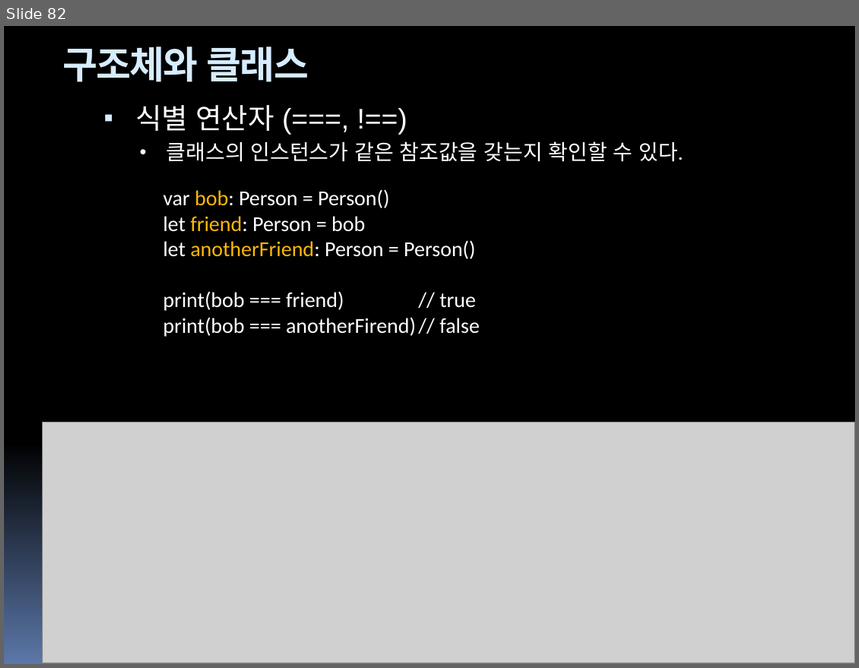
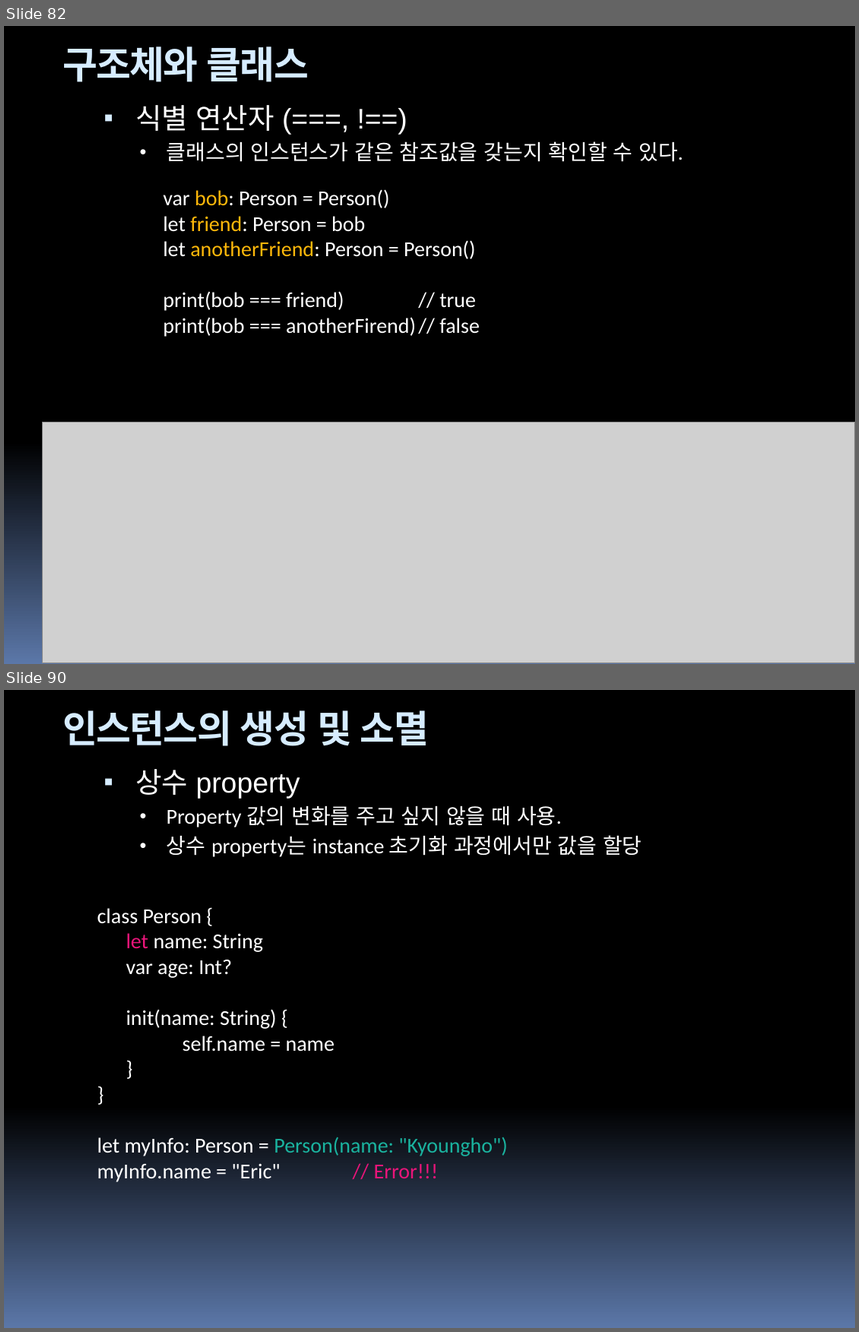
Before and after one commit to hounga13/helloSwift, a slide deck: Swift세미나자료.pptx. Shown one above the other, each under a label of ours: slide 82 before the commit, slides 82 and 90 after it; the slides between them are not shown. The pictures are 859x668 and 859x1332 pixels, drawn with LibreOffice and Linux fonts; fonts in the diff are those of the drawing; grey boxes stand for pictures. Boxes give left, top, right and bottom in pixels: in the first picture for what was removed or moved away, otherwise in the second. Text is boxed around its words. In the diff, an @@ line names an element or a change of style, - is before the commit and + after.

Commit message:
chapter13_construction and distruction of instance

```diff
--- a/Swift세미나자료.pptx
+++ b/Swift세미나자료.pptx
@@ slide 90 added at bbox=[4, 690, 855, 1328], background gradient #000000 to #5B77A8; not listed: 4 template elements that a slide beside it also shows @@
@@ title added at bbox=[63, 711, 429, 746], 32 pt, text #D6ECFF, bold @@
+인스턴스의 생성 및 소멸
@@ text added at bbox=[135, 769, 642, 857], 18 pt, text #FFFFFF @@
+▪ 상수 property
+  • Property 값의 변화를 주고 싶지 않을 때 사용.
+  • 상수 property는 instance 초기화 과정에서만 값을 할당
@@ text added at bbox=[97, 908, 507, 1182], 18 pt, text #FFFFFF @@
+class Person {
+let name: String
+var age: Int?
+init(name: String) {
+self.name = name
+}
+}
+let myInfo: Person = Person(name: "Kyoungho")
+myInfo.name = "Eric" // Error!!!
```
Also in this commit, not shown: 17 other slides added, 2 other files.
